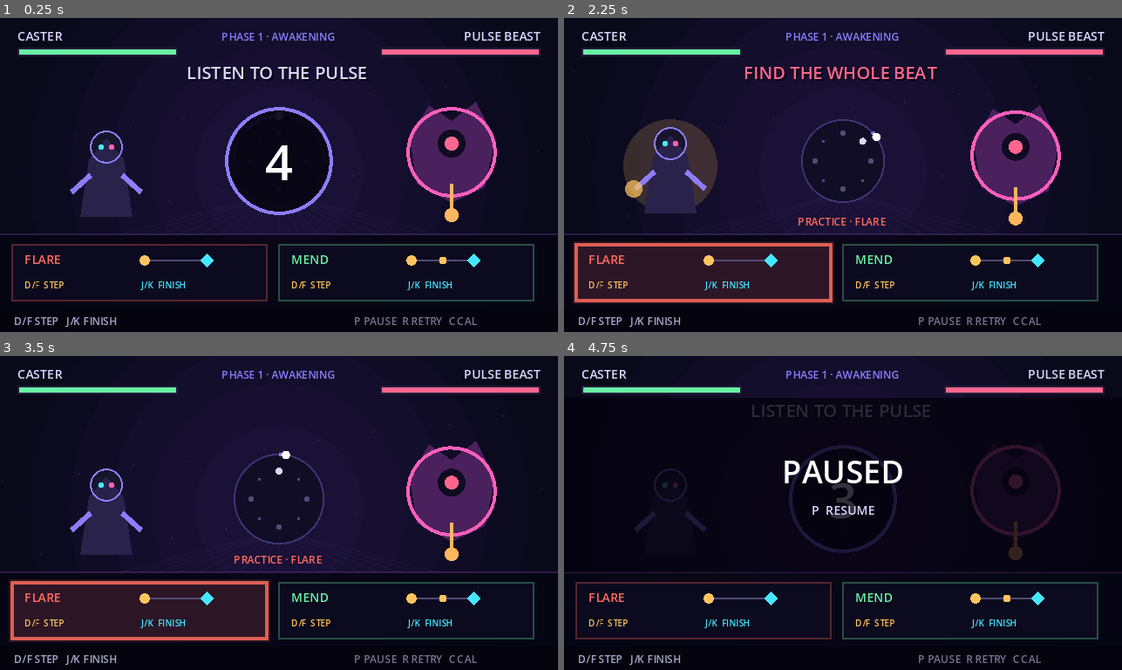
Above: before the commit, frames 1-4 (two rows, left to right).
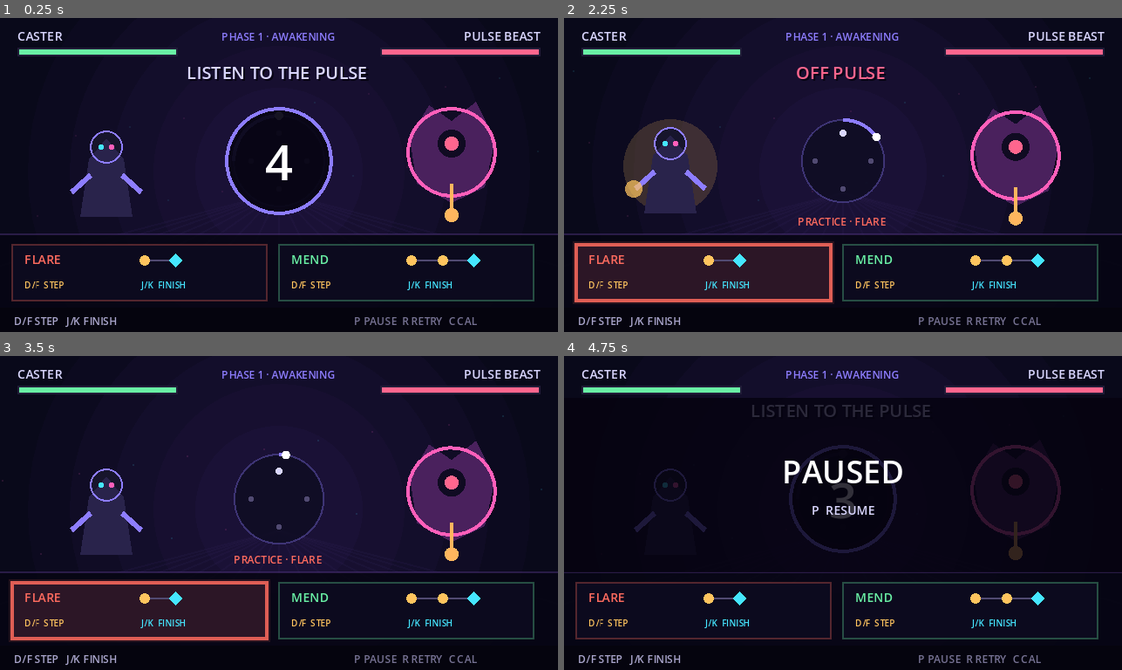
Above: after the commit, the same moments.

Repository: fatjiao/beatspell-game
Game: Godot game, scene res://scenes/beatspell/beatspell_battle.tscn
The game is run twice, just before and just after one commit, with the same random seed, the same clock (stepped at 60 frames per second) and the same inputs. Sound files missing from this copy of the repository are replaced by a short silence.
Inputs:
- Up to frame 1 (0.25 s): no input
- Up to frame 2 (2.25 s): tap Enter (ui_accept) at 0.5, 0.77, 1.25, 1.52 s; hold J (battle_cast) 0.53-1.28 s; tap D (battle_charge) at 1.35 s; tap F (instrument_bass) at 2.1 s
- Up to frame 3 (3.5 s): tap K (instrument_lead) at 2.85 s; tap Enter (ui_accept) at 3.02 s
- Up to frame 4 (4.75 s): tap R at 3.6 s; tap Enter (ui_accept) at 3.77, 4.52 s; tap P at 4.35 s

The runs differ from the first frame. In frame 1, 0.2% of the frame differs, in the area x 30-81%, y 75-80%; in frame 2, 1.2%, in the area x 30-81%, y 15-80%; in frame 3, 0.2%; in frame 4, 0.2%.

Commit message:
tune: move player spells to whole beats

Diff:
--- a/scripts/beatspell/beatspell_battle.gd
+++ b/scripts/beatspell/beatspell_battle.gd
@@ -23,7 +23,7 @@
 	"heal": Color("69f0a5"),
 }
 const DISPLAY_PATTERNS := {
-	"fireball": [{"tick": 0, "action": "step"}, {"tick": 2, "action": "finish"}],
+	"fireball": [{"tick": 0, "action": "step"}, {"tick": 1, "action": "finish"}],
 	"heal": [
 		{"tick": 0, "action": "step"},
 		{"tick": 1, "action": "step"},
@@ -193,9 +193,6 @@
 		match registration.status:
 			"accepted":
 				_show_feedback("STEP", Color("ffc45e"), 240)
-			"needs_whole_beat":
-				_show_feedback("FIND THE WHOLE BEAT", Color("ff668e"), 520)
-				_play_sfx("error")
 			"duplicate":
 				_show_feedback("ONE MOVE PER TICK", Color("ff668e"), 520)
 				_play_sfx("error")
@@ -536,25 +533,25 @@
 	if _song_time_ms >= 0:
 		beat_phase = fmod(float(adjusted_time), BEAT_MS) / BEAT_MS
 		cycle_progress = fmod(float(adjusted_time), float(BAR_MS)) / float(BAR_MS)
-		current_ring_tick = int(floor(cycle_progress * 8.0))
+		current_ring_tick = int(floor(cycle_progress * 4.0))
 	var radius := 22.0 + (1.0 - beat_phase) * 4.0
 	draw_circle(center, radius, Color(0.06, 0.05, 0.14, 0.92))
 	draw_arc(center, radius, 0, TAU, 40, Color(0.55, 0.49, 1.0, 0.34), 1.0)
-	var beat_start_angle := -PI / 2.0 + float(current_ring_tick) * TAU / 8.0
+	var beat_start_angle := -PI / 2.0 + float(current_ring_tick) * TAU / 4.0
 	var head_angle := -PI / 2.0 + TAU * cycle_progress
 	draw_arc(center, radius, beat_start_angle, head_angle, 10, Color("8d7dff"), 2.0)
 	draw_circle(center + Vector2(cos(head_angle), sin(head_angle)) * radius, 2.4, Color("ffffff"))
-	for marker_index in 8:
-		var angle := -PI / 2.0 + float(marker_index) * TAU / 8.0
+	for marker_index in 4:
+		var angle := -PI / 2.0 + float(marker_index) * TAU / 4.0
 		var marker_position := center + Vector2(cos(angle), sin(angle)) * 16.0
 		var marker_color := Color("dad7ff") if marker_index == current_ring_tick else Color("514a72")
-		var marker_radius := 2.0 if marker_index == current_ring_tick else 1.5 if marker_index % 2 == 0 else 0.8
+		var marker_radius := 2.0 if marker_index == current_ring_tick else 1.5
 		draw_circle(marker_position, marker_radius, marker_color)
 	var displayed_events: Array = _command.events
 	if displayed_events.is_empty() and Time.get_ticks_msec() < _recent_command_until:
 		displayed_events = _recent_command
 	for entry in displayed_events:
-		var angle := -PI / 2.0 + float(entry.ring_tick) * TAU / 8.0
+		var angle := -PI / 2.0 + float(entry.ring_tick) * TAU / 4.0
 		var input_position := center + Vector2(cos(angle), sin(angle)) * 10.0
 		if entry.action == "step":
 			draw_circle(input_position, 3.0, Color("ffc45e"))
@@ -583,11 +580,13 @@
 			draw_rect(card_rect.grow(2.0), Color(color, 0.13), true)
 		draw_rect(card_rect, Color(color, 0.85 if active or teaching else 0.30), false, 2.0 if teaching else 1.0)
 		draw_string(font, card_rect.position + Vector2(7, 11), SKILL_NAMES[skill], HORIZONTAL_ALIGNMENT_LEFT, 54, 7, color)
-		draw_line(card_rect.position + Vector2(76, 9), card_rect.position + Vector2(112, 9), Color("514a72"), 1.0)
-		for pattern_event in DISPLAY_PATTERNS[skill]:
+		var pattern: Array = DISPLAY_PATTERNS[skill]
+		var pattern_end_x := 76.0 + float(pattern[-1].tick) * 18.0
+		draw_line(card_rect.position + Vector2(76, 9), card_rect.position + Vector2(pattern_end_x, 9), Color("514a72"), 1.0)
+		for pattern_event in pattern:
 			var symbol_position := card_rect.position + Vector2(76 + float(pattern_event.tick) * 18.0, 9)
 			if pattern_event.action == "step":
-				draw_circle(symbol_position, 3.0 if pattern_event.tick % 2 == 0 else 2.2, Color("ffc45e"))
+				draw_circle(symbol_position, 3.0, Color("ffc45e"))
 			else:
 				var diamond := PackedVector2Array([
 					symbol_position + Vector2(0, -4), symbol_position + Vector2(4, 0),
--- a/scripts/beatspell/spell_command_buffer.gd
+++ b/scripts/beatspell/spell_command_buffer.gd
@@ -1,8 +1,8 @@
 extends RefCounted
 
-const PERFECT_WINDOW_MS := 45
-const GOOD_WINDOW_MS := 90
-const RING_TICKS := 8
+const PERFECT_WINDOW_MS := 55
+const GOOD_WINDOW_MS := 135
+const RING_TICKS := 4
 
 var events: Array = []
 var broken := false
@@ -18,8 +18,6 @@
 		if is_active():
 			broken = true
 		return {"status": "off_pulse"}
-	if not is_active() and int(quantized.tick) % 2 != 0:
-		return {"status": "needs_whole_beat"}
 	if is_active() and int(quantized.tick) <= int(events[-1].tick):
 		broken = true
 		return {"status": "duplicate"}
@@ -34,11 +32,11 @@
 	if quantized.valid:
 		completed_events.append(_make_event("finish", quantized))
 	var result := {"skill": "", "grade": "miss", "events": completed_events}
-	if not quantized.valid or int(quantized.tick) % 2 != 0 or broken:
+	if not quantized.valid or broken:
 		reset()
 		return result
 	var finish_tick := int(quantized.tick)
-	if events.size() == 1 and finish_tick - int(events[0].tick) == 2:
+	if events.size() == 1 and finish_tick - int(events[0].tick) == 1:
 		result.skill = "fireball"
 	elif events.size() == 2 \
 		and finish_tick - int(events[0].tick) == 2 \
@@ -53,8 +51,8 @@
 func expire_if_needed(song_time_ms: int, beat_ms: float = 500.0) -> bool:
 	if not is_active():
 		return false
-	var first_time := float(events[0].tick) * beat_ms * 0.5
-	if float(song_time_ms) <= first_time + beat_ms * 2.25:
+	var first_time := float(events[0].tick) * beat_ms
+	if float(song_time_ms) <= first_time + beat_ms * 3.25:
 		return false
 	reset()
 	return true
@@ -66,7 +64,7 @@
 
 
 func _quantize(song_time_ms: int, beat_ms: float) -> Dictionary:
-	var tick_ms := beat_ms * 0.5
+	var tick_ms := beat_ms
 	var tick := int(round(float(song_time_ms) / tick_ms))
 	var offset_ms := int(round(float(song_time_ms) - float(tick) * tick_ms))
 	var valid := absi(offset_ms) <= GOOD_WINDOW_MS
--- a/tests/capture_beatspell_preview.gd
+++ b/tests/capture_beatspell_preview.gd
@@ -11,15 +11,15 @@
 	root.add_child(stage)
 	await create_timer(2.4).timeout
 	stage.set_process(false)
-	stage.set("_song_time_ms", 1050)
+	stage.set("_song_time_ms", 1550)
 	stage.set("_bar_index", 3)
 	stage.set("_last_skill", "heal")
 	stage.set("_skill_flash_until", Time.get_ticks_msec() + 420)
 	var command = stage.get("_command")
 	command.reset()
 	command.register_step(500, 500.0)
-	command.register_step(750, 500.0)
-	var mend: Dictionary = command.finish(1000, 500.0)
+	command.register_step(1000, 500.0)
+	var mend: Dictionary = command.finish(1500, 500.0)
 	stage.set("_recent_command", mend.events)
 	stage.set("_recent_command_until", Time.get_ticks_msec() + 900)
 	stage.queue_redraw()
--- a/tests/test_spell_command_buffer.gd
+++ b/tests/test_spell_command_buffer.gd
@@ -9,28 +9,28 @@
 
 	var start: Dictionary = command.register_step(2510, 500.0)
 	_expect(failures, start.status == "accepted", "FLARE can begin on an arbitrary whole beat")
-	_expect(failures, command.events[0].ring_tick == 2, "step preserves its absolute eight-position ring phase")
+	_expect(failures, command.events[0].ring_tick == 1, "step preserves its absolute four-position ring phase")
 	var flare: Dictionary = command.finish(2990, 500.0)
 	_expect(failures, flare.skill == "fireball" and flare.grade == "perfect", "whole-beat step then finish casts FLARE")
-	_expect(failures, flare.events.size() == 2 and flare.events[1].ring_tick == 4, "finish event keeps its global ring phase")
+	_expect(failures, flare.events.size() == 2 and flare.events[1].ring_tick == 2, "finish event keeps its global ring phase")
 	_expect(failures, not command.is_active(), "successful finish clears the command")
 
 	command.register_step(4000, 500.0)
-	command.register_step(4250, 500.0)
-	var mend: Dictionary = command.finish(4500, 500.0)
-	_expect(failures, mend.skill == "heal", "whole, half, whole rhythm casts MEND")
-	_expect(failures, mend.events[1].ring_tick == 1, "half-beat step is drawn between whole-beat corners")
+	command.register_step(4500, 500.0)
+	var mend: Dictionary = command.finish(5000, 500.0)
+	_expect(failures, mend.skill == "heal", "three consecutive whole beats cast MEND")
+	_expect(failures, mend.events[1].ring_tick == 1, "second MEND step advances to the next whole-beat corner")
 
 	var empty_finish: Dictionary = command.finish(5000, 500.0)
 	_expect(failures, empty_finish.skill.is_empty(), "finish without steps misses safely")
 	var half_start: Dictionary = command.register_step(5250, 500.0)
-	_expect(failures, half_start.status == "needs_whole_beat" and not command.is_active(), "idle command cannot begin on a half beat")
-	var off_pulse: Dictionary = command.register_step(5120, 500.0)
-	_expect(failures, off_pulse.status == "off_pulse", "input outside the half-beat timing window is rejected")
+	_expect(failures, half_start.status == "off_pulse" and not command.is_active(), "half-beat input is no longer accepted")
+	var off_pulse: Dictionary = command.register_step(5200, 500.0)
+	_expect(failures, off_pulse.status == "off_pulse", "input outside the whole-beat timing window is rejected")
 
 	command.register_step(6000, 500.0)
-	command.register_step(6500, 500.0)
-	var wrong: Dictionary = command.finish(7000, 500.0)
+	command.register_step(7000, 500.0)
+	var wrong: Dictionary = command.finish(7500, 500.0)
 	_expect(failures, wrong.skill.is_empty() and not command.is_active(), "unknown rhythm misses and resets immediately")
 
 	command.register_step(8010, 500.0)
Not shown, changed: docs/adr/0001-deterministic-rhythm-battle-core.md
Not shown, changed: docs/plans/2026-11-05-finish-key-spells-design.md
Not shown, changed: docs/plans/2026-11-05-finish-key-spells.md
